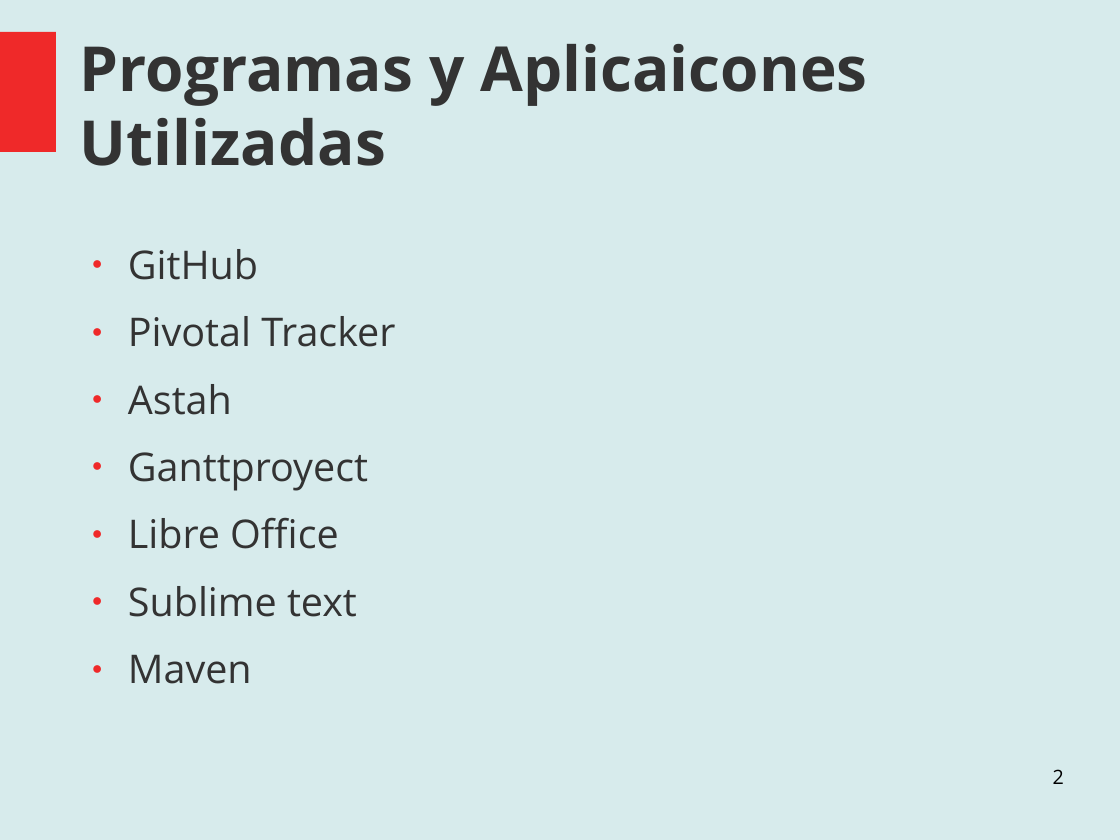
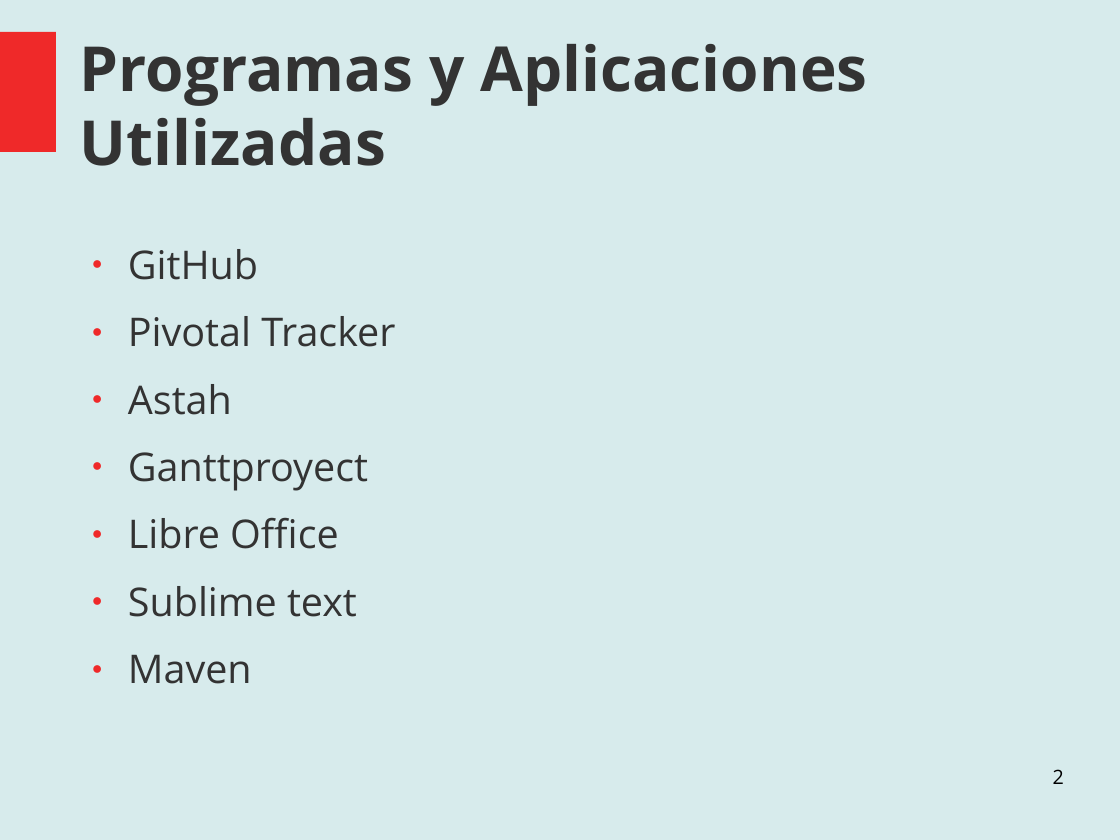
Before and after one commit to santiago-m/ProyectoAnalisisYDise-o, a slide deck: slide 2 of Documentation/Muestra de Avances.odp. Drawn at 1120x840 pixels with LibreOffice and Linux fonts; fonts in the diff are those of the drawing. Boxes give left, top, right and bottom in pixels: in the first picture for what was removed or moved away, otherwise in the second. Text is boxed around its words. In the diff, an @@ line names an element or a change of style, - is before the commit and + after.

```diff
--- a/Documentation/Muestra de Avances.odp
+++ b/Documentation/Muestra de Avances.odp
@@ title at bbox=[80, 44, 868, 166]: text changed @@
-Programas y Aplicaicones Utilizadas
+Programas y Aplicaciones Utilizadas
```
Also in this commit, not shown: 2 other slides changed, 7 slides added, 2 slides removed.
